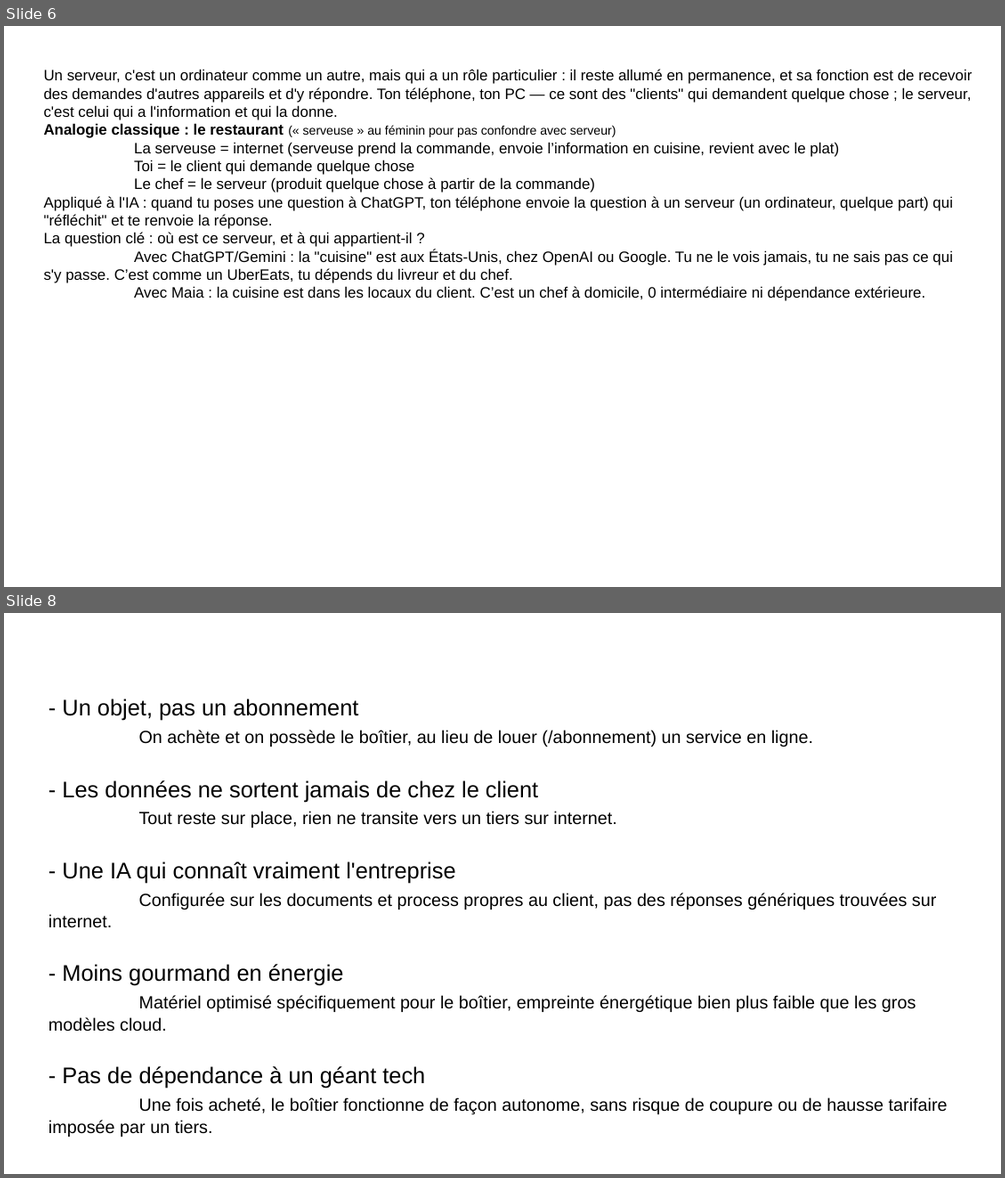
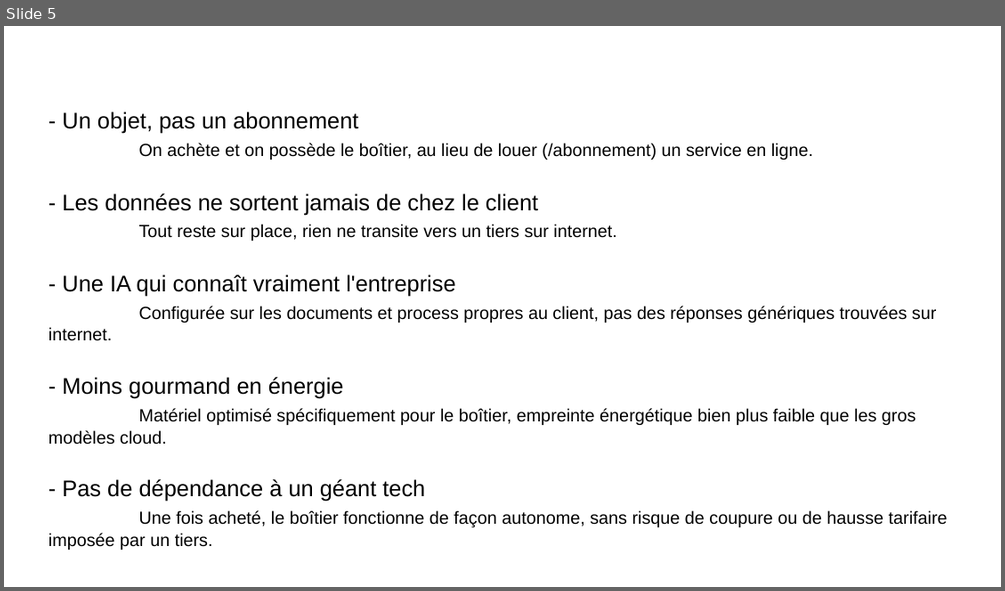
Before and after one commit to LucasAurouet/jaden-project, a slide deck: assets/slides_da.odp. Shown one above the other, each under a label of ours: slides 6 and 8 before the commit, slide 5 after it; the slides between them are not shown. The pictures are 1005x1178 and 1005x591 pixels, drawn with LibreOffice and Linux fonts; fonts in the diff are those of the drawing. Boxes give left, top, right and bottom in pixels: in the first picture for what was removed or moved away, otherwise in the second. Text is boxed around its words. In the diff, an @@ line names an element or a change of style, - is before the commit and + after.

Commit message:
refactor: refactoring the server - client relationship

```diff
--- a/assets/slides_da.odp
+++ b/assets/slides_da.odp
@@ slide 6 removed at bbox=[4, 26, 1001, 587], background #FFFFFF @@
@@ text removed at bbox=[44, 69, 971, 301] @@
-Un serveur, c'est un ordinateur comme un autre, mais qui a un rôle particulier : il reste allumé en permanence, et sa fonction est de recevoir des demandes d'autres appareils et d'y répondre. Ton téléphone, ton PC — ce sont des "clients" qui demandent quelque chose ; le serveur, c'est celui qui a l'information et qui la donne.
-Analogie classique : le restaurant (« serveuse » au féminin pour pas confondre avec serveur)
-La serveuse = internet (serveuse prend la commande, envoie l’information en cuisine, revient avec le plat)
-Toi = le client qui demande quelque chose
-Le chef = le serveur (produit quelque chose à partir de la commande)
-Appliqué à l'IA : quand tu poses une question à ChatGPT, ton téléphone envoie la question à un serveur (un ordinateur, quelque part) qui "réfléchit" et te renvoie la réponse.
-La question clé : où est ce serveur, et à qui appartient-il ?
-Avec ChatGPT/Gemini : la "cuisine" est aux États-Unis, chez OpenAI ou Google. Tu ne le vois jamais, tu ne sais pas ce qui s'y passe. C’est comme un UberEats, tu dépends du livreur et du chef.
-Avec Maia : la cuisine est dans les locaux du client. C’est un chef à domicile, 0 intermédiaire ni dépendance extérieure.
@@ what was slide 8 is now slide 5 @@
```
Also in this commit, not shown: 2 slides changed, 3 other slides removed, 26 other files.
